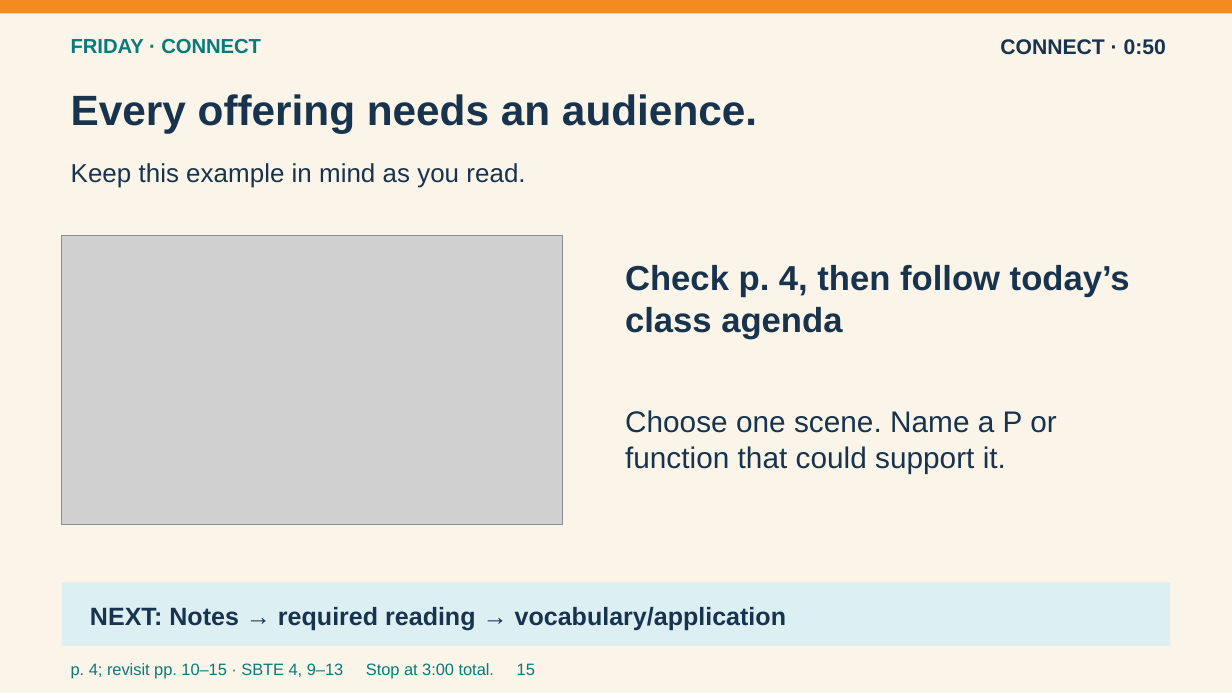
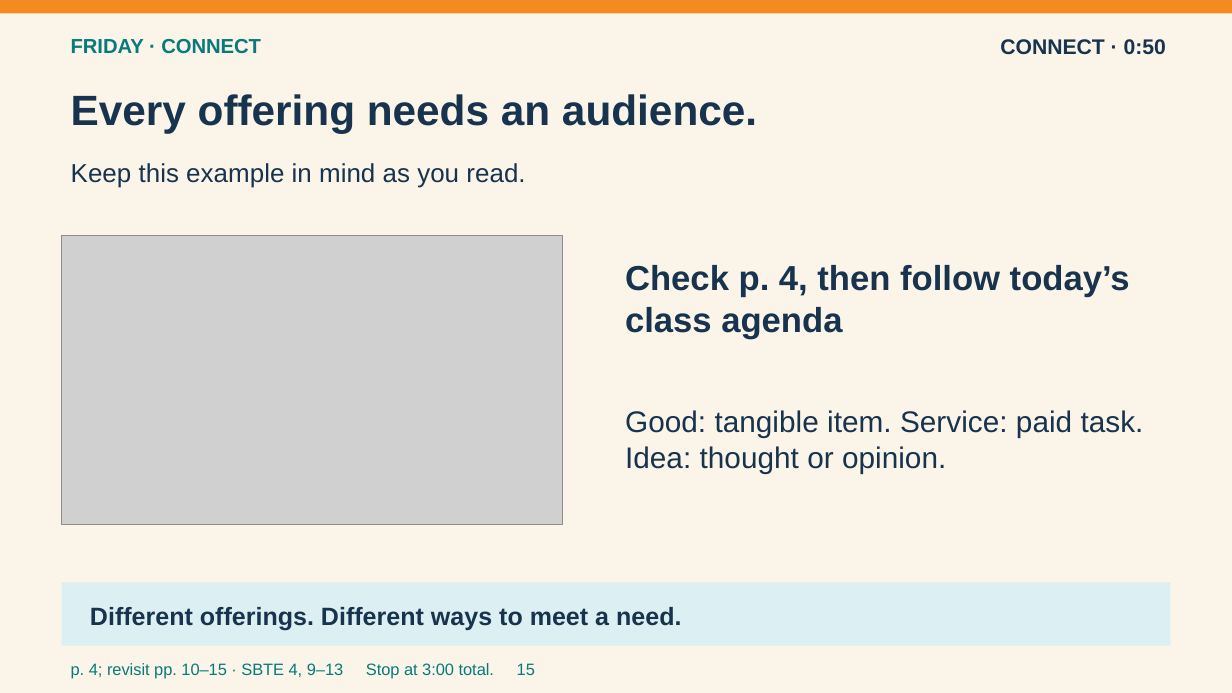
Before and after one commit to pzg8794/teaching-placement, a slide deck: slide 15 of second-placement/planning/2026-09-21-to-25/2026-09-21-to-25-Entry-Routines-Visual-v3.pptx. Drawn at 1232x693 pixels with LibreOffice and Linux fonts; fonts in the diff are those of the drawing; grey boxes stand for pictures. Boxes give left, top, right and bottom in pixels: in the first picture for what was removed or moved away, otherwise in the second. Text is boxed around its words. In the diff, an @@ line names an element or a change of style, - is before the commit and + after.

```diff
--- a/second-placement/planning/2026-09-21-to-25/2026-09-21-to-25-Entry-Routines-Visual-v3.pptx
+++ b/second-placement/planning/2026-09-21-to-25/2026-09-21-to-25-Entry-Routines-Visual-v3.pptx
@@ text at [625, 410, 1144, 473]: text changed @@
-Choose one scene. Name a P or function that could support it.
+Good: tangible item. Service: paid task. Idea: thought or opinion.
@@ text at [90, 607, 681, 631]: text changed @@
-NEXT: Notes → required reading → vocabulary/application
+Different offerings. Different ways to meet a need.
```
Also in this commit, not shown: 7 other slides changed, 4 other files.
